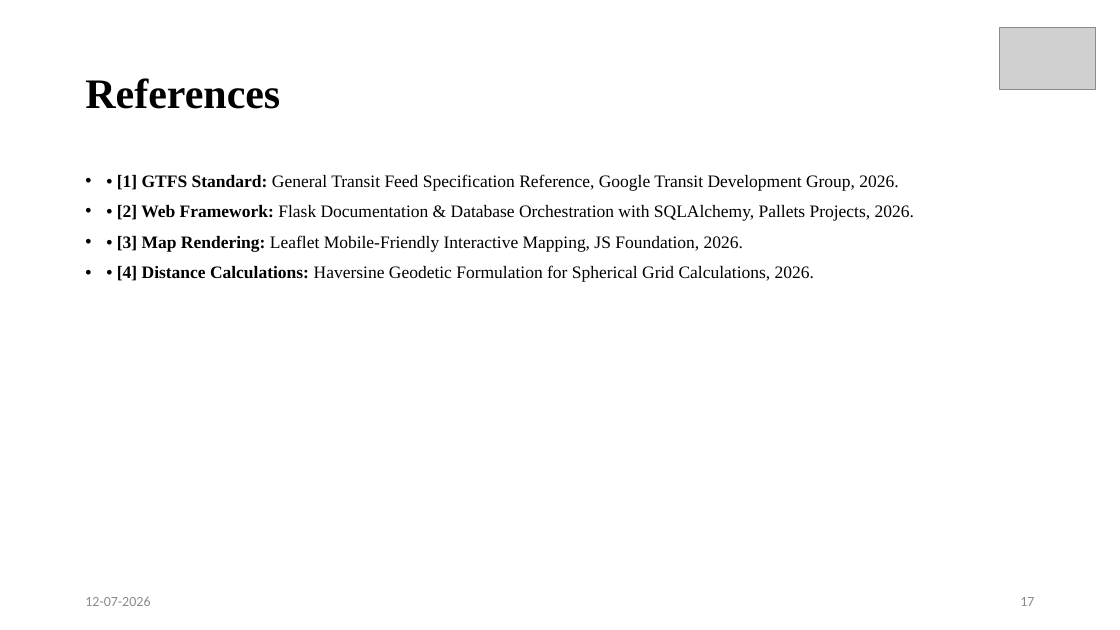
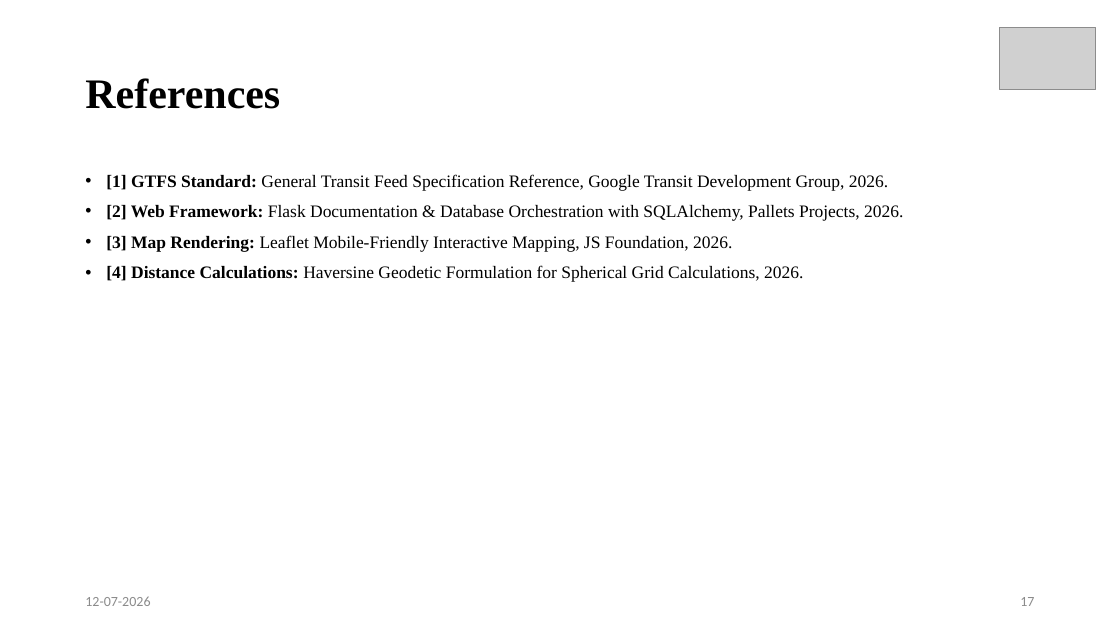
Before and after one commit to rajeshbendi60-maker/TransPulse, a slide deck: slide 17 of ppt/R24_Community_Project_PPT_Template.pptx. Drawn at 1120x630 pixels with LibreOffice and Linux fonts; fonts in the diff are those of the drawing; grey boxes stand for pictures. Boxes give left, top, right and bottom in pixels: in the first picture for what was removed or moved away, otherwise in the second. Text is boxed around its words. In the diff, an @@ line names an element or a change of style, - is before the commit and + after.

Commit message:
Update project files and env configuration

```diff
--- a/ppt/R24_Community_Project_PPT_Template.pptx
+++ b/ppt/R24_Community_Project_PPT_Template.pptx
@@ text at (106, 174, 903, 282): text changed @@
-• • [1] GTFS Standard: General Transit Feed Specification Reference, Google Transit Development Group, 2026.
-• • [2] Web Framework: Flask Documentation & Database Orchestration with SQLAlchemy, Pallets Projects, 2026.
-• • [3] Map Rendering: Leaflet Mobile-Friendly Interactive Mapping, JS Foundation, 2026.
-• • [4] Distance Calculations: Haversine Geodetic Formulation for Spherical Grid Calculations, 2026.
+• [1] GTFS Standard: General Transit Feed Specification Reference, Google Transit Development Group, 2026.
+• [2] Web Framework: Flask Documentation & Database Orchestration with SQLAlchemy, Pallets Projects, 2026.
+• [3] Map Rendering: Leaflet Mobile-Friendly Interactive Mapping, JS Foundation, 2026.
+• [4] Distance Calculations: Haversine Geodetic Formulation for Spherical Grid Calculations, 2026.
```
Also in this commit, not shown: 17 other slides changed, 5 other files.
